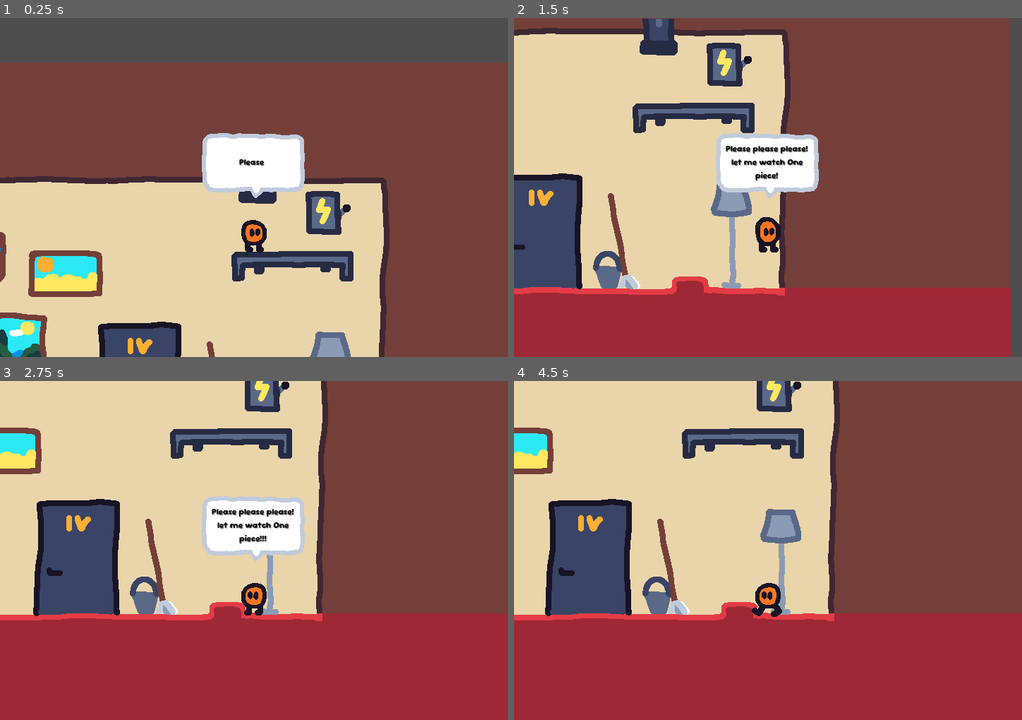
Above: before the commit, frames 1-4 (two rows, left to right).
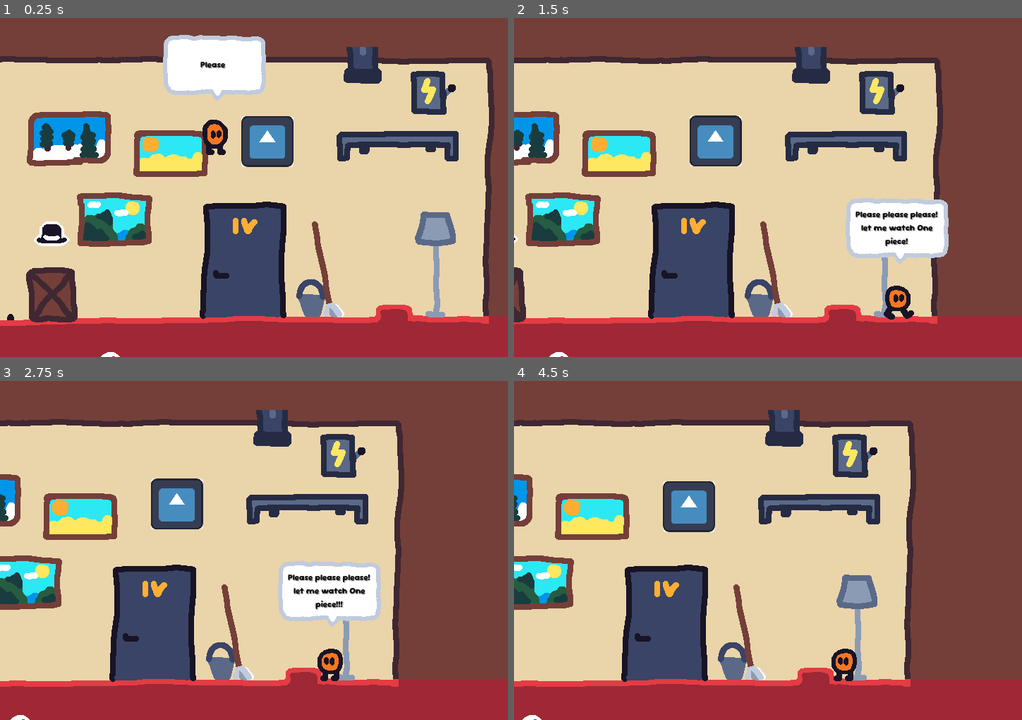
Above: after the commit, the same moments.

Repository: Jinrty/beest
Game: Godot game, scene res://main.tscn
Same seed, same stepped clock (60 frames per second), same inputs: the game is played once before the commit and once after it. The engine's default icon, where the game draws it, is replaced by a stand-in: a white triangle on a blue panel in a dark square.
Inputs (mouse positions are in pixels of both pictures, inside the frame that each line leads up to):
- Up to frame 1 (0.25 s): no input
- Up to frame 2 (1.5 s): tap Enter at 0.5 s; move the mouse to (879, 170) at 0.52 s; hold D (move_right) from 0.53 s (still down); tap S (change_item) at 0.6, 1.35 s; click (879, 170) at 0.67 s; tap Space (jump) at 0.77 s; move the mouse to (666, 204) at 1.27 s
- Up to frame 3 (2.75 s): tap Space (jump) at 1.52 s; move the mouse to (304, 475) at 2.02 s; release D (move_right) at 2.03 s; hold Left (move_left) from 2.03 s (still down); tap E (interact) at 2.1 s; tap S (change_item) at 2.3 s
- Up to frame 4 (4.5 s): tap Space (jump) at 2.75, 3.02, 3.77 s; move the mouse to (742, 618) at 2.77 s; release Left (move_left) at 2.78 s; hold D (move_right) 2.78-4.28 s; tap Alt at 2.85 s; click (742, 618) at 2.92 s; tap S (change_item) at 3.05, 3.8, 4.35 s; move the mouse to (920, 601) at 3.52 s; tap Shift at 3.6 s; move the mouse to (615, 499) at 4.27 s; hold Left (move_left) from 4.28 s (still down)

The runs differ from the first frame. In frame 1, 80% of the frame differs, in the area x 0-100%, y 0-100%; in frame 2, 58%; in frame 3, 58%; in frame 4, 54%.

Commit message:
Camera system
-made that camera switch depeniding on player position and move sometimes
- thats kind of it

Diff:
--- a/main.tscn
+++ b/main.tscn
@@ -27,20 +27,21 @@
 [ext_resource type="Texture2D" uid="uid://7dv2dbw37kxk" path="res://sprites/items/gentelman-hat.png" id="26_lclkb"]
 [ext_resource type="PackedScene" uid="uid://ccl1ub4e7yjio" path="res://scenes/interact.tscn" id="27_qr2iy"]
 [ext_resource type="Texture2D" uid="uid://rs3sayxhrx5i" path="res://icon.svg" id="27_s6lmt"]
-
-[sub_resource type="RectangleShape2D" id="RectangleShape2D_s78ys"]
+[ext_resource type="PackedScene" uid="uid://5ylw17cr1o8e" path="res://scenes/camera_2d.tscn" id="28_0mk7u"]
+
+[sub_resource type="RectangleShape2D" id="RectangleShape2D_bnqk2"]
 size = Vector2(79, 135)
 
-[sub_resource type="RectangleShape2D" id="RectangleShape2D_1t1xb"]
+[sub_resource type="RectangleShape2D" id="RectangleShape2D_hdtbt"]
 size = Vector2(35, 11)
 
-[sub_resource type="RectangleShape2D" id="RectangleShape2D_lq0e2"]
+[sub_resource type="RectangleShape2D" id="RectangleShape2D_lgoav"]
 size = Vector2(20, 11.5)
 
-[sub_resource type="RectangleShape2D" id="RectangleShape2D_aum3q"]
+[sub_resource type="RectangleShape2D" id="RectangleShape2D_2jua0"]
 size = Vector2(44, 67)
 
-[sub_resource type="RectangleShape2D" id="RectangleShape2D_oybet"]
+[sub_resource type="RectangleShape2D" id="RectangleShape2D_2elqe"]
 size = Vector2(169.221, 234.305)
 
 [sub_resource type="RectangleShape2D" id="RectangleShape2D_ropw1"]
@@ -97,6 +98,9 @@
 
 [node name="Player_room" type="Node2D" parent="."]
 position = Vector2(1041, 202)
+
+[node name="Camera2D" parent="Player_room" instance=ExtResource("28_0mk7u")]
+position = Vector2(126, 90)
 
 [node name="Back Colors" type="Node2D" parent="Player_room"]
 z_index = -1
@@ -207,6 +211,9 @@
 [node name="Cushion2" parent="Player_room/Funky" instance=ExtResource("4_iivt3")]
 position = Vector2(118, 223)
 number = 2
+
+[node name="Sprite2D" parent="Player_room/Funky/Cushion2" index="0"]
+position = Vector2(0, 1)
 
 [node name="Door player inside" parent="Player_room/Funky" node_paths=PackedStringArray("where") instance=ExtResource("3_0pimg")]
 position = Vector2(266, 174)
@@ -240,6 +247,10 @@
 
 [node name="Corridor_end" type="Node2D" parent="."]
 position = Vector2(-373, 2082)
+
+[node name="Camera2D" parent="Corridor_end" instance=ExtResource("28_0mk7u")]
+position = Vector2(1505, -891)
+type = 1
 
 [node name="Node2D" type="Node2D" parent="Corridor_end"]
 
@@ -393,14 +404,10 @@
 
 [node name="Player" parent="." instance=ExtResource("1_duym8")]
 z_index = 1
-position = Vector2(1281, 1090)
-
-[node name="Camera2D" type="Camera2D" parent="Player"]
-position = Vector2(0, -61)
-position_smoothing_speed = 20.0
+position = Vector2(1077, 1056)
 
 [node name="Error" parent="." instance=ExtResource("26_8o6kf")]
-position = Vector2(653, 1571)
+position = Vector2(1151, 1127)
 title = "Error"
 sprite = ExtResource("27_s6lmt")
 
--- a/player.gd
+++ b/player.gd
@@ -12,7 +12,7 @@
 var jump_pause:bool = false
 var can_move:bool = true
 
-var inventory:Array = []
+var inventory:Array = ["Nothing"]
 var current_item:int = 0
 
 func _ready() -> void:
@@ -38,10 +38,9 @@
 	inventory.append(item)
 	current_item = inventory.size() -1
 	hold_item(item)
-	print(inventory[0].title)
-	print(inventory)
 
 func hold_item(item):
+	$Holded_item.visible = true
 	$Holded_item.texture = item.sprite
 
 func change_item():
@@ -52,7 +51,10 @@
 	else:
 		current_item += 1
 
-	hold_item(inventory[current_item])
+	if(current_item != 0):
+		hold_item(inventory[current_item])
+	else:
+		$Holded_item.visible = false
 
 func say(text: String, speed: float = 40, wait:float = 2):
 	$Sprite2D.visible = true
--- a/project.godot
+++ b/project.godot
@@ -23,7 +23,6 @@
 
 window/size/viewport_width=720
 window/size/viewport_height=480
-window/size/mode=3
 window/stretch/mode="viewport"
 window/stretch/aspect="expand"
 
--- /dev/null
+++ b/scenes/camera_2d.gd
@@ -0,0 +1,56 @@
+extends Camera2D
+
+enum Type {
+	Still,
+	Movable_x,
+	Movable_y
+}
+
+var player:Node2D = null
+@export var type:Type
+
+var move_x:bool = false
+var offset_x:float = 0
+var direction:String = ""
+
+
+func _physics_process(delta: float) -> void:
+	if(move_x == true):
+		if(direction == "left" and player.velocity.x < 0):
+			global_position.x = player.position.x + offset_x
+		elif(direction == "right" and player.velocity.x > 0):
+			global_position.x = player.position.x + offset_x
+
+func _on_area_2d_body_entered(body: Node2D) -> void:
+	if(body.name == "Player"):
+		make_current()
+
+
+func _on_left_body_entered(body: Node2D) -> void:
+	if(body.name == "Player") and type == Type.Movable_x:
+		direction = "left"
+		player = body
+		move_x = true
+		offset_x = global_position.x - body.global_position.x
+		print(global_position.x)
+		print(body.global_position.x)
+
+
+func _on_right_body_entered(body: Node2D) -> void:
+	if(body.name == "Player") and type == Type.Movable_x:
+		direction = "right"
+		player = body
+		move_x = true
+		offset_x = global_position.x - body.global_position.x
+		print(global_position.x)
+		print(body.global_position.x)
+
+
+func _on_left_body_exited(body: Node2D) -> void:
+	if(body.name == "Player") and type == Type.Movable_x:
+		move_x = false
+
+
+func _on_right_body_exited(body: Node2D) -> void:
+	if(body.name == "Player") and type == Type.Movable_x:
+		move_x = false
--- /dev/null
+++ b/scenes/camera_2d.tscn
@@ -0,0 +1,39 @@
+[gd_scene load_steps=5 format=3 uid="uid://5ylw17cr1o8e"]
+
+[ext_resource type="Script" path="res://scenes/camera_2d.gd" id="1_1uaxh"]
+
+[sub_resource type="RectangleShape2D" id="RectangleShape2D_wi4wu"]
+size = Vector2(20, 378)
+
+[sub_resource type="RectangleShape2D" id="RectangleShape2D_07b51"]
+size = Vector2(20, 379)
+
+[sub_resource type="RectangleShape2D" id="RectangleShape2D_l33ng"]
+size = Vector2(720, 480)
+
+[node name="Camera2D" type="Camera2D"]
+script = ExtResource("1_1uaxh")
+
+[node name="Left" type="Area2D" parent="."]
+
+[node name="CollisionShape2D" type="CollisionShape2D" parent="Left"]
+position = Vector2(-200, 0)
+shape = SubResource("RectangleShape2D_wi4wu")
+
+[node name="Right" type="Area2D" parent="."]
+
+[node name="CollisionShape2D" type="CollisionShape2D" parent="Right"]
+position = Vector2(200, 0.5)
+shape = SubResource("RectangleShape2D_07b51")
+
+[node name="Area2D" type="Area2D" parent="."]
+
+[node name="CollisionShape2D" type="CollisionShape2D" parent="Area2D"]
+shape = SubResource("RectangleShape2D_l33ng")
+
+[connection signal="body_entered" from="Left" to="." method="_on_left_body_entered"]
+[connection signal="body_exited" from="Left" to="." method="_on_left_body_exited"]
+[connection signal="body_entered" from="Right" to="." method="_on_right_body_entered"]
+[connection signal="body_exited" from="Right" to="." method="_on_right_body_exited"]
+[connection signal="body_entered" from="Area2D" to="." method="_on_area_2d_body_entered"]
+[connection signal="body_exited" from="Area2D" to="." method="_on_area_2d_body_exited"]
--- a/scenes/cushion.tscn
+++ b/scenes/cushion.tscn
@@ -80,7 +80,6 @@
 
 [node name="Cushion" type="Area2D"]
 script = ExtResource("1_aqdmm")
-number = null
 
 [node name="Sprite2D" type="AnimatedSprite2D" parent="."]
 sprite_frames = SubResource("SpriteFrames_amm0g")
Not shown: 15 places in main.tscn that only renumber resources
Not shown: 2 places in scenes/item.tscn that only renumber resources
